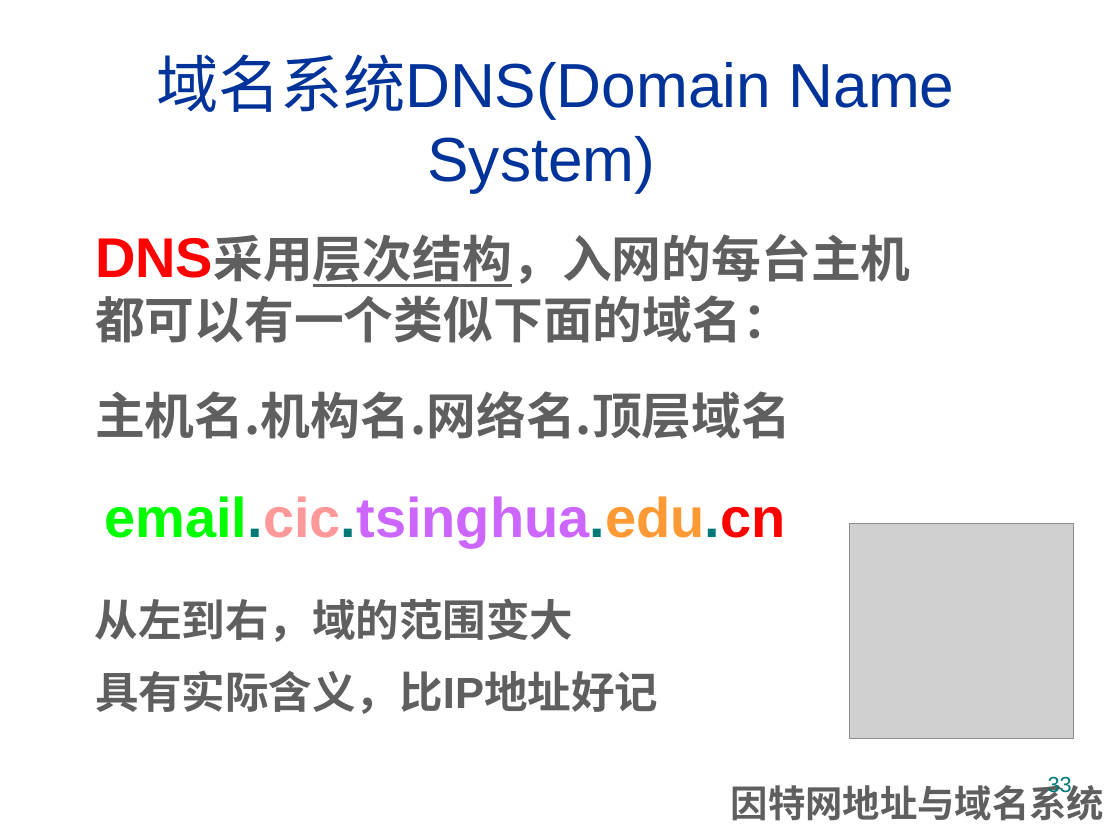
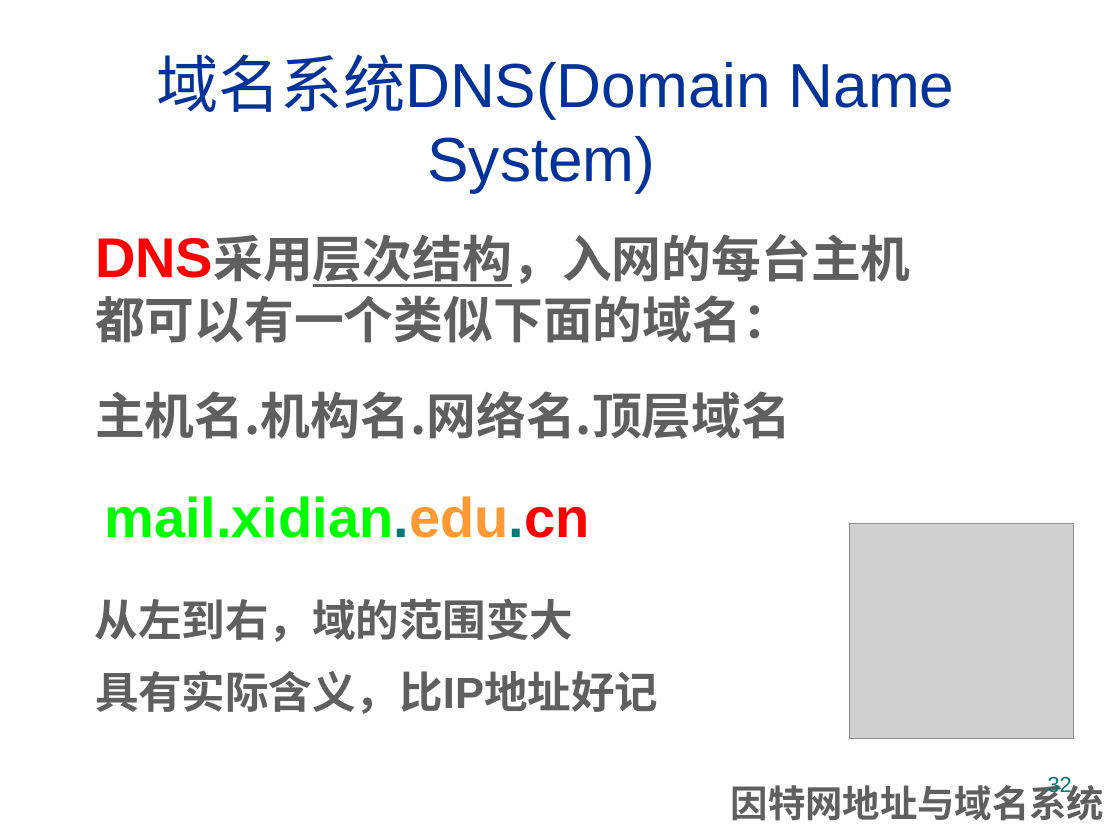
Before and after one commit to jtrfid/C-Repositories, a slide deck: slide 32 of 2016/计算机导论/pptx/5. 计算机网络入门.pptx (slide 33 before the commit). Drawn at 1120x840 pixels with LibreOffice and Linux fonts; fonts in the diff are those of the drawing; grey boxes stand for pictures; background and template pictures are left out. Boxes give left, top, right and bottom in pixels: in the first picture for what was removed or moved away, otherwise in the second. Text is boxed around its words. In the diff, an @@ line names an element or a change of style, - is before the commit and + after.

```diff
--- a/2016/计算机导论/pptx/5. 计算机网络入门.pptx
+++ b/2016/计算机导论/pptx/5. 计算机网络入门.pptx
@@ text at <box>104,496,589,538</box>: text changed; text colour #CC66FF to #00FF00 @@
-email.cic.tsinghua.edu.cn
+mail.xidian.edu.cn
@@ page number at <box>1048,777,1072,797</box>: text changed @@
-33
+32
```
Also in this commit, not shown: 7 other slides changed, 1 slide removed, 1 other file.
